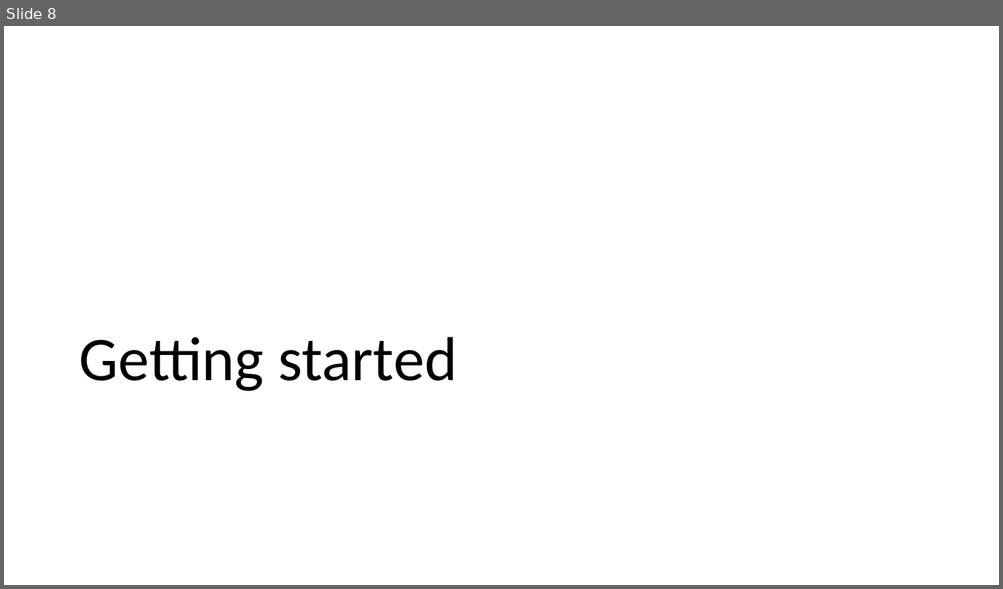
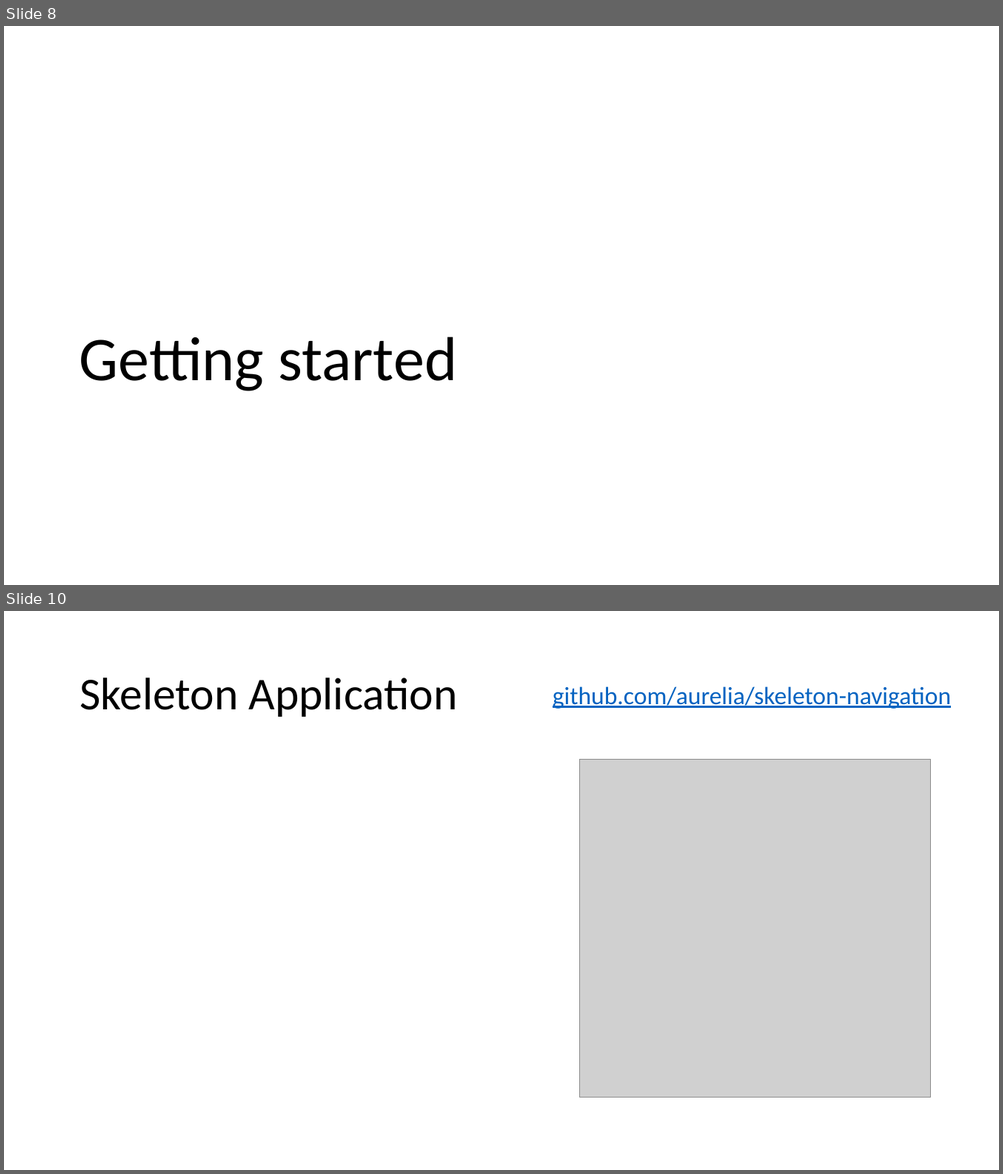
Before and after one commit to vuorinem/ADNUGTalk, a slide deck: Aurelia.pptm. Shown one above the other, each under a label of ours: slide 8 before the commit, slides 8 and 10 after it; the slides between them are not shown. The pictures are 1003x589 and 1003x1174 pixels, drawn with LibreOffice and Linux fonts; fonts in the diff are those of the drawing; grey boxes stand for pictures. Boxes give left, top, right and bottom in pixels: in the first picture for what was removed or moved away, otherwise in the second. Text is boxed around its words. In the diff, an @@ line names an element or a change of style, - is before the commit and + after.

```diff
--- a/Aurelia.pptm
+++ b/Aurelia.pptm
@@ slide 10 added at (4, 611, 999, 1170), background #FFFFFF @@
@@ title added at (79, 678, 458, 717), 44 pt, text #000000 @@
+Skeleton Application
@@ text added at (552, 686, 950, 709), 24 pt, text #0563C1, underline @@
+github.com/aurelia/skeleton-navigation
@@ picture added at (580, 760, 930, 1097) @@
```
Also in this commit, not shown: 1 slide changed, 6 other slides added.
